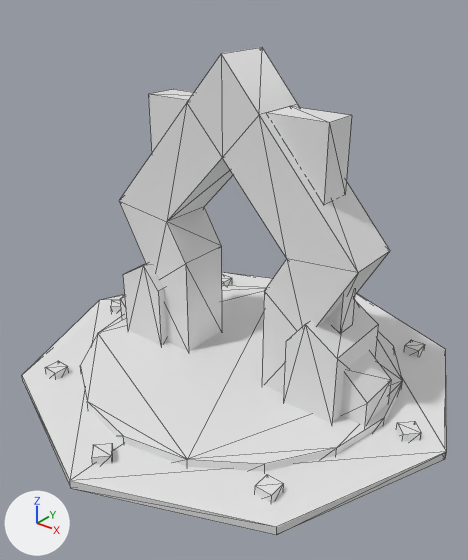
The FBX model Assets/Maze3DGeometry/Gate.fbx, before and after one commit.
Before and after are seen from a 50 mm camera at (2.22, -2.84, 2.39) aimed at (0.04, -0.13, 0.71). Lighting does not change. The marker at lower left points along +X, +Y and +Z. Mesh edges are drawn as thin lines. Where no turn or scale is listed for an object, it has been applied to the vertices.

Names of what the first picture shows: 'Gate'.
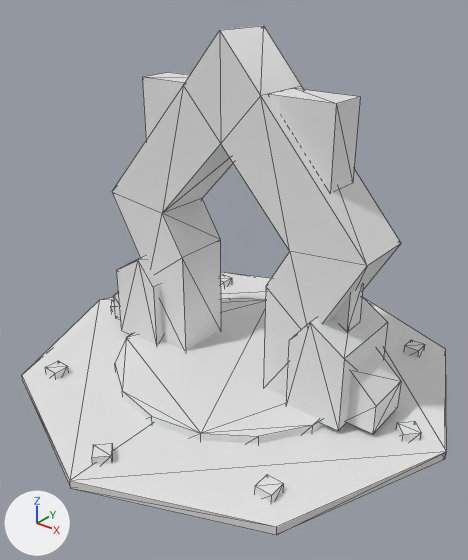
Location of each change, [x1, y1, x2, y2] in pixels of the pictures (468 x 560 px; the box of a moved part takes in the faces that stretch with it):
'Gate', reshaped
    before: [22, 47, 447, 535]
    after: [22, 25, 447, 535]
part 1 of me_mesh, added
    after: [115, 298, 324, 444]
part 2 of me_mesh, moved or reshaped
    before: [119, 47, 390, 394]
    after: [112, 25, 401, 396]
part 3 of me_mesh, moved or reshaped
    before: [268, 106, 352, 203]
    after: [270, 88, 360, 191]
part 4 of me_mesh, moved or reshaped
    before: [283, 300, 378, 423]
    after: [286, 297, 388, 431]
part 5 of me_mesh, moved or reshaped
    before: [340, 351, 391, 426]
    after: [347, 350, 401, 434]
part 6 of me_mesh, moved or reshaped
    before: [327, 290, 355, 332]
    after: [333, 285, 363, 330]
part 7 of me_mesh, moved or reshaped
    before: [148, 89, 194, 152]
    after: [142, 72, 189, 140]
part 8 of me_mesh, moved or reshaped
    before: [123, 262, 167, 345]
    after: [116, 256, 163, 344]
part 9 of me_mesh, moved or reshaped
    before: [120, 296, 126, 320]
    after: [114, 293, 120, 320]
part 10 of me_mesh, deleted
    before: [80, 286, 403, 471]

The change, as a diff of the scene's bpy script:
```diff
--- a/Assets/Maze3DGeometry/Gate.fbx.py
+++ b/Assets/Maze3DGeometry/Gate.fbx.py
@@ me_mesh @@
 me_mesh.from_pydata(...)  # 208 vertices, 316 faces; spans x -1.4..1.4, y -1.4..1.4, z -0.16..1.99
 # used by ob_gate; location = (0.0, 0.0, 0.0)
+# me_mesh part 1: a new loose piece, a 16-sided cylinder along z spanning x -0.81..0.81, y -0.81..0.81, z -0.16..0.1
+# me_mesh part 2: the loose piece of 32 vertices spanning x -0.87..0.87, y -0.17..0.17, z 0.08..1.99 is scaled about the mesh origin by 1.06
+# me_mesh part 3: the loose piece of 6 vertices spanning x 0.24..0.61, y -0.11..0.11, z 1.3..1.72 is scaled about the mesh origin by 1.06
+# me_mesh part 4: the loose piece of 10 vertices spanning x 0.5..0.83, y -0.23..0.23, z 0.08..0.66 is scaled about the mesh origin by 1.06
+# me_mesh part 5: the loose piece of 8 vertices spanning x 0.81..0.98, y -0.14..0.14, z 0.08..0.41 is moved by (0.05, 0.0, 0.01)
+# me_mesh part 6: the loose piece of 8 vertices spanning x 0.57..0.74, y -0.07..0.07, z 0.57..0.82 is moved by (0.04, 0.0, 0.04)
+# me_mesh part 7: the loose piece of 6 vertices spanning x -0.61..-0.24, y -0.11..0.11, z 1.3..1.72 is scaled about the mesh origin by 1.06
+# me_mesh part 8: the loose piece of 10 vertices spanning x -0.83..-0.5, y -0.23..0.23, z 0.08..0.66 is scaled about the mesh origin by 1.06
+# me_mesh part 9: the loose piece of 8 vertices spanning x -0.98..-0.81, y -0.14..0.14, z 0.08..0.41 is moved by (-0.05, 0.0, 0.01)
+# me_mesh part 10: the loose piece of 32 vertices spanning x -1.03..1.03, y -1.03..1.03, z -0.16..0.1 is deleted
```
